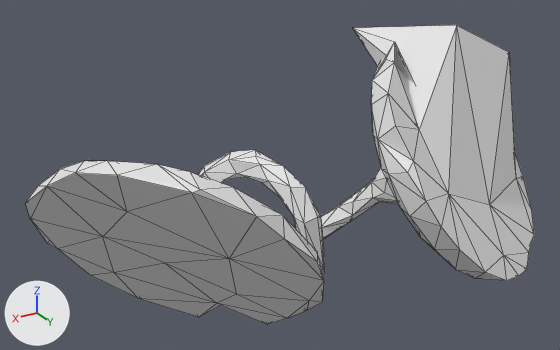
A saved change to the OBJ model mesh_cnn/datasets/random_walks/T427.obj.
The view is the same before and after, from a 50 mm lens placed at (1.271, 1.814, 1.036), pointed at (0.124, -0.097, 0.08). The axes (+X, +Y, +Z) are drawn at lower left. The lights are the same throughout. Mesh edges are drawn as thin lines. Where no turn or scale is listed for an object, it has been applied to the vertices.

The first picture shows 'T427'.
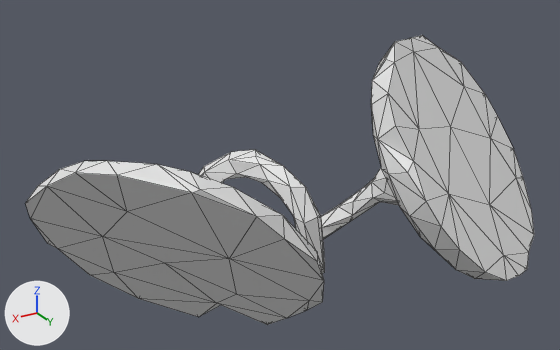
The edits, one by one:
me_t427 has 252 vertices, 500 faces and spans x -0.91..0.88, y -0.36..0.38, z -0.4..0.47.
me_t427 is used by ob_t427; location (0.0, 0.0, 0.0).
Part 1, on me_t427:
Vertex 161 of me_t427 moves from (-0.58, -0.11, 0.47) at pixel (456, 25) to (-0.47, 0.02, 0.17) at pixel (450, 126).
Vertex 184 of me_t427 moves from (-0.88, -0.14, 0.33) at pixel (509, 52) to (-0.74, -0.06, 0.05) at pixel (490, 138).
Vertex 229 of me_t427 moves from (-0.33, -0.36, 0.44) at pixel (352, 27) to (-0.41, -0.13, 0.4) at pixel (413, 51).
Vertex 237 of me_t427 moves from (-0.64, -0.01, 0.15) to (-0.61, -0.23, 0.37) at pixel (438, 47).
Vertex 245 of me_t427 moves from (-0.38, 0.08, 0.13) to (-0.43, -0.17, 0.43) at pixel (411, 37).

Changed parts and their boxes (x1, y1, x2, y2) in the pictures (560 x 350 px; the box of a moved part takes in the faces that stretch with it):
'T427', reshaped
    before: (25, 25, 534, 325)
    after: (25, 35, 534, 325)
part 1 of me_t427, moved or reshaped
    before: (353, 25, 516, 205)
    after: (395, 35, 516, 205)
